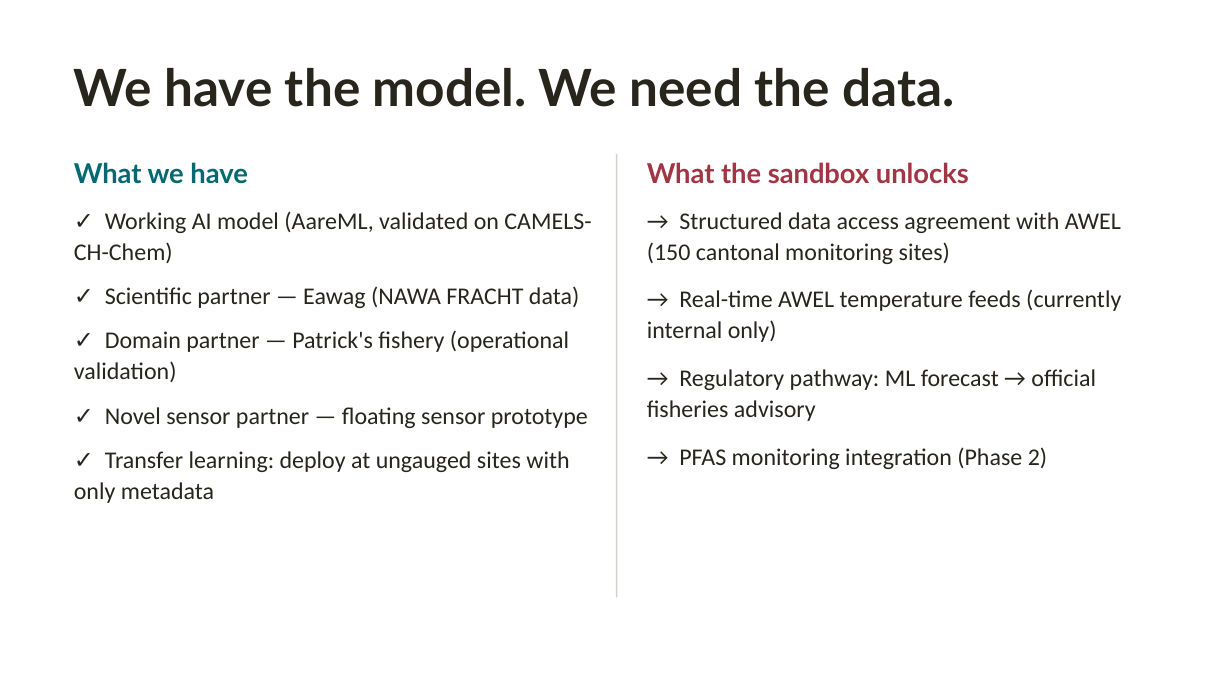
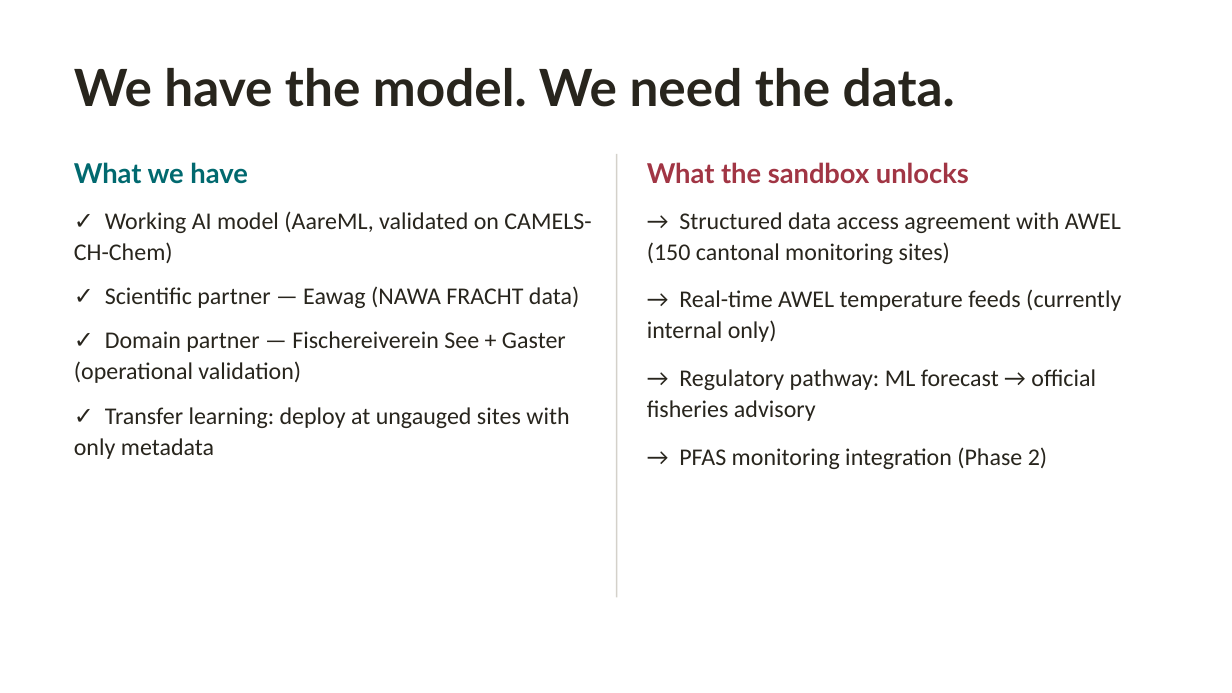
Before and after one commit to polar-bear-after-lunch/AareML, a slide deck: slide 4 of AareML_Sandbox_Pitch.pptx. Drawn at 1232x693 pixels with LibreOffice and Linux fonts; fonts in the diff are those of the drawing. Boxes give left, top, right and bottom in pixels: in the first picture for what was removed or moved away, otherwise in the second. Text is boxed around its words. In the diff, an @@ line names an element or a change of style, - is before the commit and + after.

```diff
--- a/AareML_Sandbox_Pitch.pptx
+++ b/AareML_Sandbox_Pitch.pptx
@@ text at (74, 331, 566, 383): text changed @@
-✓ Domain partner — Patrick's fishery (operational validation)
-✓ Novel sensor partner — floating sensor prototype
+✓ Domain partner — Fischereiverein See + Gaster (operational validation)
```
Also in this commit, not shown: 4 other slides changed, 1 other file.
